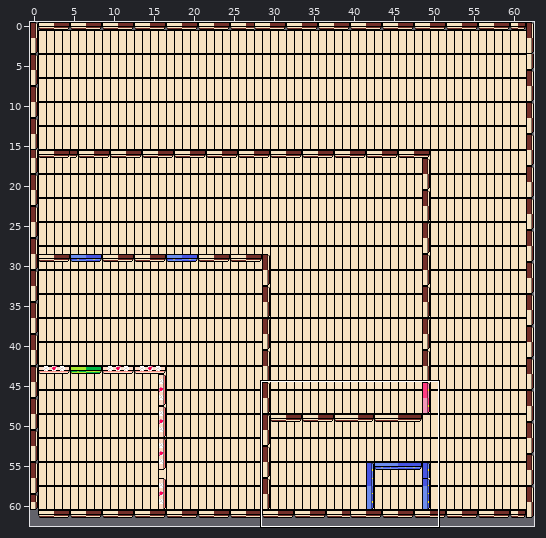
An edit to a level. Tiled map, assets/art/Levels/reuben_level.tmx. Above, an overview of the earlier version with the close-up marked.
Close-up. Old version:
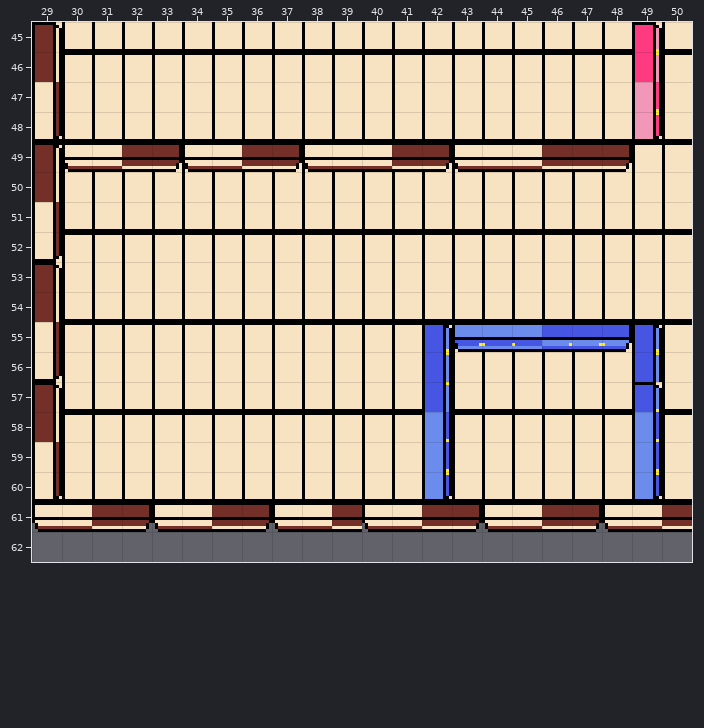
Cells are 10x10 px. Shown: x 29..50, y 45..62. The commit also changed other parts of the map, which this record leaves out.
After:
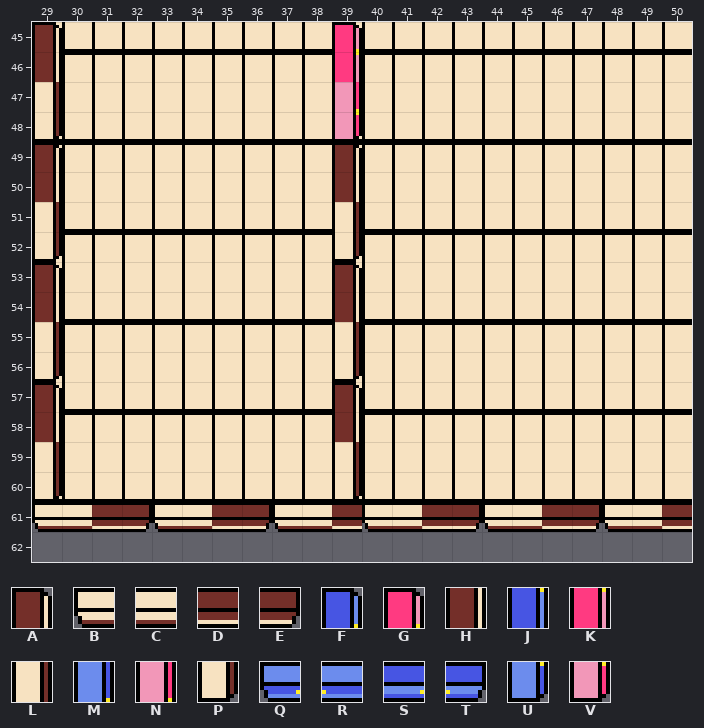
Key: from "TileSet": A 0, B 1, C 2, D 3, E 4, F 8, G 9, H 10, J 18, K 19, L 20, M 28, N 29, P 30, Q 31, R 32, S 33, T 34, U 38, V 39.
_ is an empty cell, . an unchanged one.
Edits made:
--- layer "Walls"
@@ x 30..48 @@
-49 BCDEBCDEBCCDEBCCDDE
-50 ........._.........
-51 ........._.........
-52 ........._.........
-53 ........._.........
-54 ........._.........
-55 ........._.........
-56 ........._.........
-57 ........._.........
-58 ........._.........
-59 ........._.........
-60 ........._.........
+49 _________A_________
+50 .........H.........
+51 .........L.........
+52 .........P.........
+53 .........A.........
+54 .........H.........
+55 .........L.........
+56 .........P.........
+57 .........A.........
+58 .........H.........
+59 .........L.........
+60 .........P.........
--- layer "BlueDoor"
@@ x 42..49 @@
-55 FQRRSSTF
-56 J......J
-57 J......F
-58 M......M
-59 M......M
-60 U......U
+55 ________
+56 _......_
+57 _......_
+58 _......_
+59 _......_
+60 _......_
--- layer "PinkDoor"
@@ x 39..49 @@
-45 _.........G
-46 _.........K
-47 _.........N
-48 _.........V
+45 G........._
+46 K........._
+47 N........._
+48 V........._
Changed places in both close-ups, as pixel boxes (x1, y1, x2, y2):
changed: (65, 22, 662, 499)
